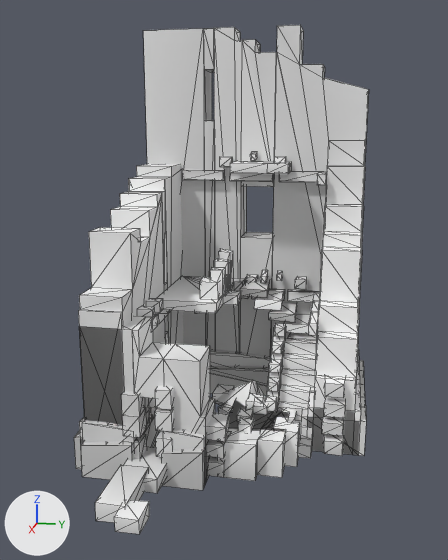
The glTF model assets/architecture/watchtower/SM_Watchtower_Ruin.glb as it was, and as the next commit left it.
The view is the same before and after, from a 50 mm camera at (13.17, 2.3, 6.73) aimed at (1.12, -0.11, 3.72). Every picture has the same lights, and +X, +Y and +Z are marked at lower left. The older version comes first. Mesh edges are drawn as thin lines. Vertices at exactly the same position are counted once.

In view in the first picture: 'SM_Watchtower_CrownBlock', 'SM_Watchtower_Shell', 'SM_Watchtower_Slab_A', 'SM_Watchtower_Slab_B' and 1 more.
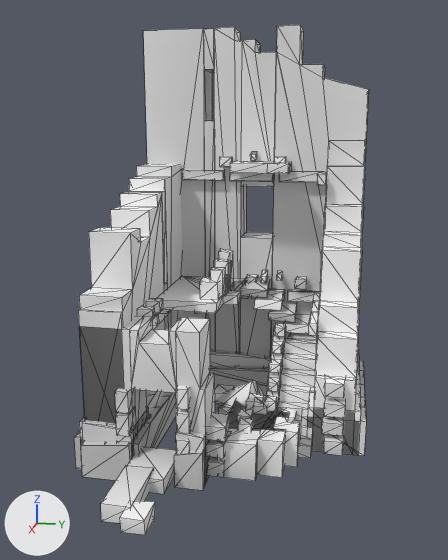
Changed parts and their boxes [x1, y1, x2, y2] in the pictures (448 x 560 px; the box of a moved part takes in the faces that stretch with it):
'SM_Watchtower_Shell', reshaped: before [74, 25, 369, 534]; after [74, 25, 369, 535]
part 1 of me_sm_watchtower_shell, moved or reshaped (mostly hidden afterwards): before [123, 434, 147, 459]; after [117, 440, 130, 442]
part 2 of me_sm_watchtower_shell, moved or reshaped: before [156, 431, 173, 457]; after [177, 439, 190, 452]
part 3 of me_sm_watchtower_shell, moved or reshaped: before [122, 407, 147, 437]; after [116, 412, 132, 436]
part 4 of me_sm_watchtower_shell, moved or reshaped: before [155, 408, 174, 432]; after [176, 409, 191, 433]
part 5 of me_sm_watchtower_shell, moved or reshaped: before [121, 391, 145, 416]; after [115, 388, 131, 413]
part 6 of me_sm_watchtower_shell, moved or reshaped: before [95, 465, 149, 523]; after [176, 385, 191, 410]
part 7 of me_sm_watchtower_shell, moved or reshaped: before [124, 447, 167, 493]; after [127, 446, 176, 494]
part 8 of me_sm_watchtower_shell, added: after [101, 465, 154, 523]
part 9 of me_sm_watchtower_shell, moved or reshaped: before [114, 500, 149, 534]; after [120, 501, 155, 535]
part 10 of me_sm_watchtower_shell, deleted: before [155, 386, 174, 410]
part 11 of me_sm_watchtower_shell, moved or reshaped: [79, 316, 200, 445] in both
part 12 of me_sm_watchtower_shell, edited (looks the same): [81, 317, 215, 490] in both

What the commit changed:
me_sm_watchtower_shell is used by ob_sm_watchtower_shell; location (0.0, 0.0, 0.0).
me_sm_watchtower_shell had 1045 vertices, 1736 faces and spanned x -2.88..4.68, y -2.88..2.88, z 0.0..8.96.
me_sm_watchtower_shell now has 1049 vertices, 1744 faces and spans x -2.88..4.68, y -2.88..2.88, z 0.0..8.96.
me_sm_watchtower_shell part 1: the loose piece of 8 vertices spanning x 2.36..2.79, y -1.79..-1.44, z 0.35..0.81 is scaled about its middle by (1, 0.765, 1), then moved by (0.0, -0.17, 0.0).
me_sm_watchtower_shell part 2: the loose piece of 8 vertices spanning x 2.37..2.77, y -1.11..-0.79, z 0.55..0.96 is scaled about its middle by (1, 0.75, 1), then moved by (0.0, 0.38, 0.0).
me_sm_watchtower_shell part 3: the loose piece of 8 vertices spanning x 2.36..2.79, y -1.77..-1.43, z 0.93..1.37 is scaled about its middle by (1, 0.765, 1), then moved by (0.0, -0.18, 0.0).
me_sm_watchtower_shell part 4: the loose piece of 8 vertices spanning x 2.36..2.79, y -1.11..-0.78, z 1.11..1.51 is scaled about its middle by (1, 0.75, 1), then moved by (0.0, 0.38, 0.0).
me_sm_watchtower_shell part 5: the loose piece of 8 vertices spanning x 2.37..2.77, y -1.78..-1.43, z 1.35..1.79 is scaled about its middle by (1, 0.762, 1.01), then moved by (0.0, -0.17, 0.05).
me_sm_watchtower_shell part 6: the loose piece of 8 vertices spanning x 3.12..4.42, y -1.69..-1.15, z 0.19..0.54 is scaled about its middle by (0.326, 0.444, 1.2), then moved by (-1.2, 0.85, 1.44).
me_sm_watchtower_shell part 7: the loose piece of 8 vertices spanning x 2.29..3.42, y -1.7..-0.87, z 0.18..0.48 is scaled about its middle by (1, 1.07, 1), then moved by (0.0, 0.1, 0.0).
me_sm_watchtower_shell part 8: the loose piece of 8 vertices spanning x 3.12..4.42, y -1.69..-1.15, z 0.19..0.54 is copied, and the copy is moved by (0.0, 0.1, 0.0); it spans x 3.12..4.42, y -1.59..-1.05, z 0.19..0.54.
me_sm_watchtower_shell part 9: the loose piece of 8 vertices spanning x 4.15..4.68, y -1.26..-0.81, z 0.21..0.5 is moved by (0.0, 0.1, 0.0).
me_sm_watchtower_shell part 10: the loose piece of 8 vertices spanning x 2.36..2.79, y -1.11..-0.78, z 1.56..1.96 is deleted.
Part 11, on me_sm_watchtower_shell:
6 vertices are removed from x 1.77..2.62, y -1.58..-0.98, z 1.7..3.05.
27 faces are deleted.
11 vertices in x 1.52..2.88, y -1.58, z 0.0..3.05 move by (0.0, -0.04, 0.0).
10 vertices in x 1.52..2.88, y -0.98, z 0.0..1.1 move by (0.0, 0.25, 0.0).
6 vertices in x 1.77..2.62, y -0.27..-0.17, z 1.4..2.52 move by (0.0, 0.0, 0.56).
4 vertices in x 1.52..2.88, y -2.1, z 0.75..1.1 move by (0.0, -0.02, 0.0).
4 vertices in x 1.52..2.88, y -0.57, z 0.75..1.1 move by (0.0, 0.12, 0.0).
3 vertices move from x 1.77..2.62, y -1.45..-0.98, z 1.7..2.52 to x 1.77..2.62, y -1.45..-0.73, z 2.8..3.08.
10 vertices are added at x 1.77..2.62, y -1.62..-0.73, z 1.85..3.08.
29 new faces join them, mat_mat_tower_stone.
6 new faces join them, mat_mat_tower_stoneinner.
me_sm_watchtower_shell part 12: 63 kept faces spanning x 1.52..2.88, y -2.62..-0.17, z 0.0..3.08 get new vertex colours; the middle colour goes from light grey #d0d0d0 to light grey #d1d1d1.
